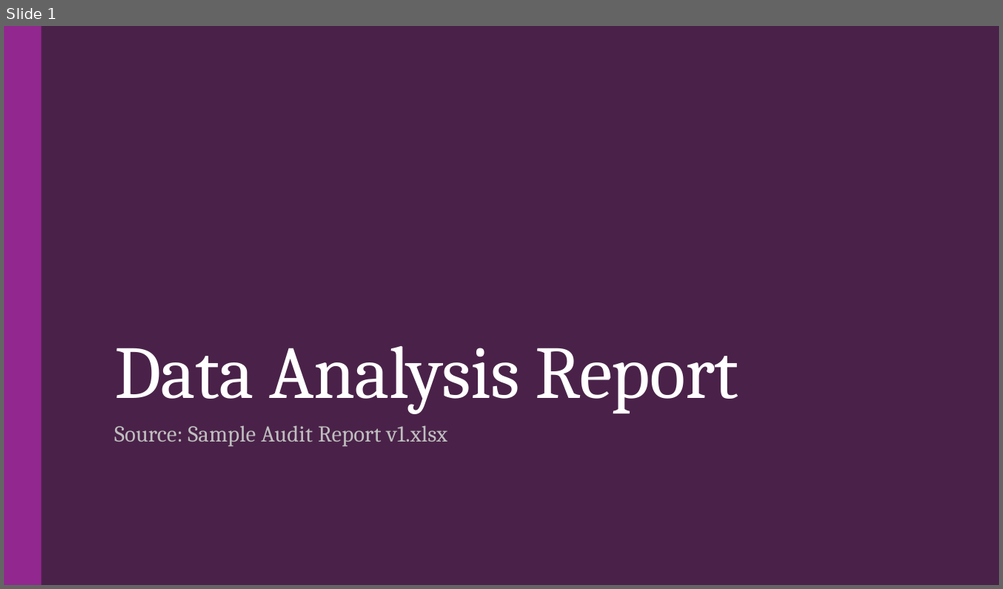
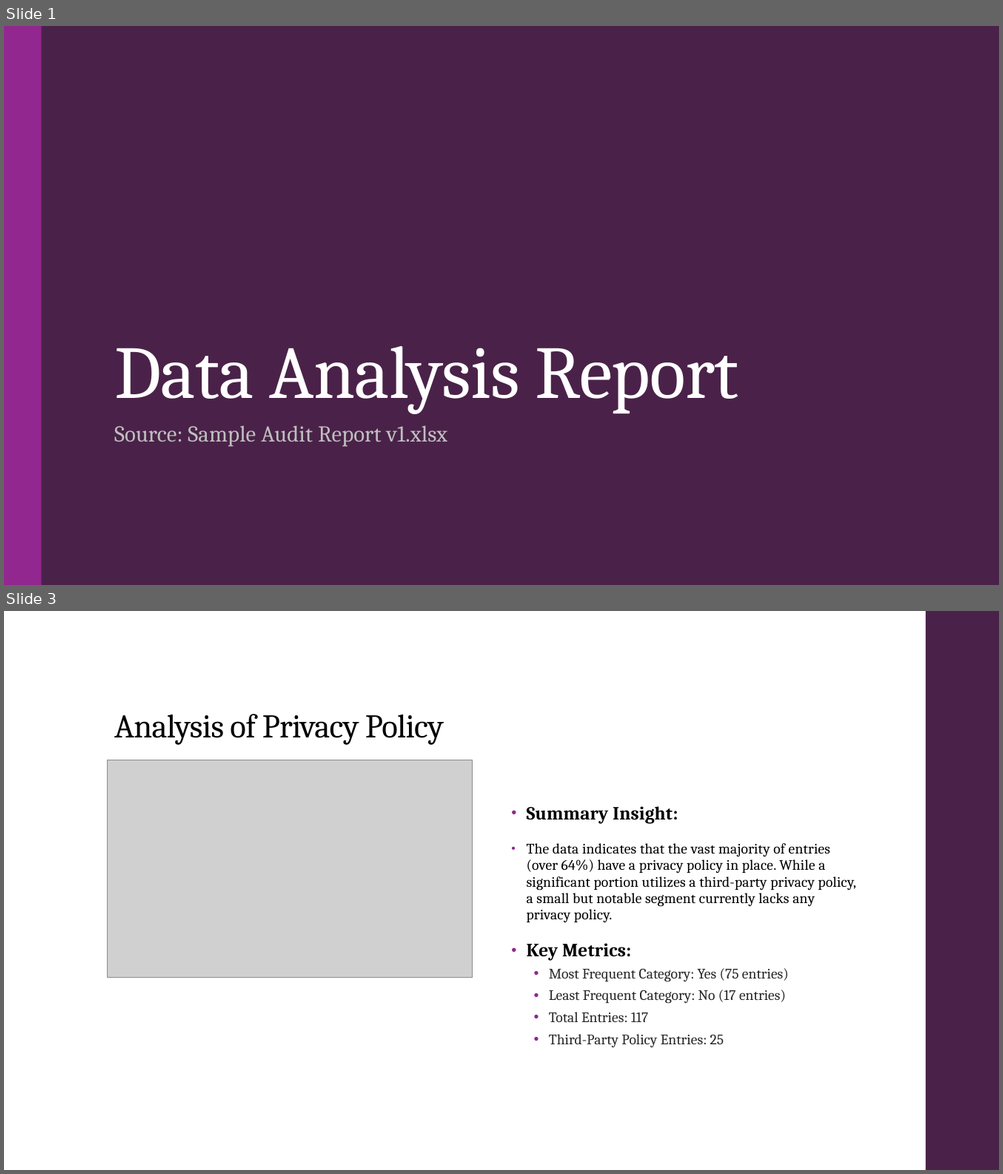
Before and after one commit to droy117/GT_Assignment_PPT_Ex, a slide deck: Debak/Data_Analysis_Report_Report.pptx. Shown one above the other, each under a label of ours: slide 1 before the commit, slides 1 and 3 after it; the slides between them are not shown. The pictures are 1003x589 and 1003x1174 pixels, drawn with LibreOffice and Linux fonts; fonts in the diff are those of the drawing; grey boxes stand for pictures. Boxes give left, top, right and bottom in pixels: in the first picture for what was removed or moved away, otherwise in the second. Text is boxed around its words. In the diff, an @@ line names an element or a change of style, - is before the commit and + after.

Commit message:
add AI insights

```diff
--- a/Debak/Data_Analysis_Report_Report.pptx
+++ b/Debak/Data_Analysis_Report_Report.pptx
@@ slide 3 added at bbox=[4, 611, 999, 1170], background #FFFFFF @@
@@ rectangle added at bbox=[925, 611, 999, 1170], fill #4A2249 @@
@@ title added at bbox=[114, 714, 444, 745], 32 pt, text #000000 @@
+Analysis of Privacy Policy
@@ picture added at bbox=[107, 760, 472, 978] @@
@@ text added at bbox=[526, 806, 856, 1048], 14 pt, text #000000 @@
+• Summary Insight:
+• The data indicates that the vast majority of entries (over 64%) have a privacy policy in place. While a significant portion utilizes a third-party privacy policy, a small but notable segment currently lacks any privacy policy.
+• Key Metrics:
+  • Most Frequent Category: Yes (75 entries)
+  • Least Frequent Category: No (17 entries)
+  • Total Entries: 117
+  • Third-Party Policy Entries: 25
```
Also in this commit, not shown: 3 slides changed, 10 other slides added, 9 slides removed, 6 other files.
